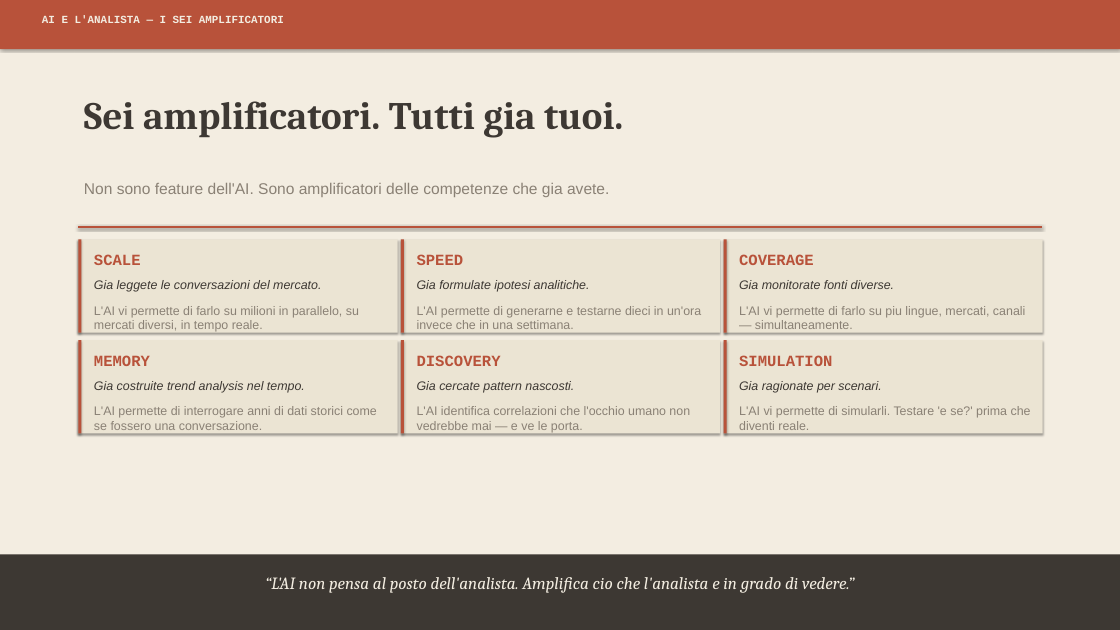
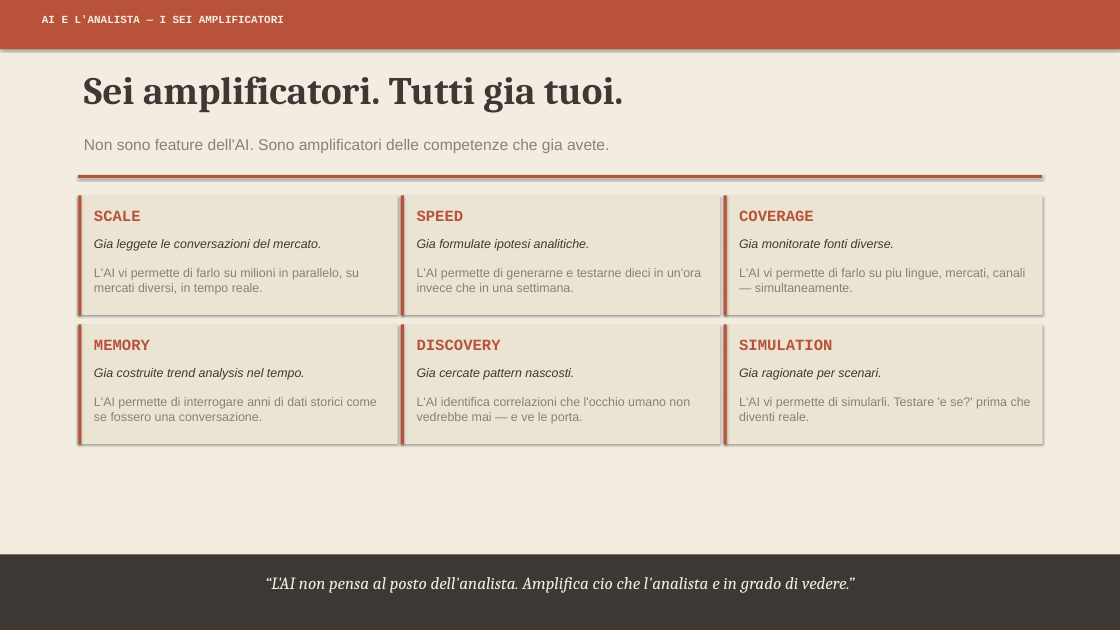
Before and after one commit to vincenzom1986/Test, a slide deck: slide 17 of Social_Listening_Speech_FINAL_v4.pptx. Drawn at 1120x630 pixels with LibreOffice and Linux fonts; fonts in the diff are those of the drawing. Boxes give left, top, right and bottom in pixels: in the first picture for what was removed or moved away, otherwise in the second. Text is boxed around its words. In the diff, an @@ line names an element or a change of style, - is before the commit and + after.

```diff
--- a/Social_Listening_Speech_FINAL_v4.pptx
+++ b/Social_Listening_Speech_FINAL_v4.pptx
@@ text "Sei amplificatori. Tutti gia tuoi." moved from (x1=84, y1=101, x2=623, y2=138) to (x1=84, y1=76, x2=623, y2=113) @@
@@ 4 texts moved together from (x1=84, y1=183, x2=814, y2=265) to (x1=84, y1=139, x2=814, y2=221) @@
@@ line moved from (78, 227) - (1042, 227) to (78, 176) - (1042, 176) @@
@@ rectangle resized from (x1=78, y1=240, x2=398, y2=333) to (x1=78, y1=195, x2=398, y2=315) @@
@@ rectangle resized from (x1=78, y1=240, x2=82, y2=333) to (x1=78, y1=195, x2=82, y2=315) @@
@@ rectangle resized from (x1=401, y1=240, x2=720, y2=333) to (x1=401, y1=195, x2=720, y2=315) @@
@@ rectangle resized from (x1=401, y1=240, x2=404, y2=333) to (x1=401, y1=195, x2=404, y2=315) @@
@@ rectangle resized from (x1=724, y1=240, x2=1043, y2=333) to (x1=724, y1=195, x2=1043, y2=315) @@
@@ rectangle resized from (x1=724, y1=240, x2=727, y2=333) to (x1=724, y1=195, x2=727, y2=315) @@
@@ 3 texts moved together from (x1=94, y1=280, x2=894, y2=292) to (x1=94, y1=239, x2=894, y2=251) @@
@@ text "L'AI vi permette di farlo ..." moved from (x1=94, y1=306, x2=359, y2=331) to (x1=94, y1=268, x2=359, y2=294) @@
@@ text "L'AI permette di generarne e ..." moved from (x1=417, y1=306, x2=701, y2=329) to (x1=417, y1=268, x2=701, y2=292) @@
@@ text "L'AI vi permette di farlo ..." moved from (x1=739, y1=306, x2=1025, y2=329) to (x1=739, y1=268, x2=1025, y2=292) @@
@@ rectangle resized from (x1=78, y1=340, x2=398, y2=434) to (x1=78, y1=324, x2=398, y2=444) @@
@@ rectangle resized from (x1=78, y1=340, x2=82, y2=434) to (x1=78, y1=324, x2=82, y2=444) @@
@@ rectangle resized from (x1=401, y1=340, x2=720, y2=434) to (x1=401, y1=324, x2=720, y2=444) @@
@@ rectangle resized from (x1=401, y1=340, x2=404, y2=434) to (x1=401, y1=324, x2=404, y2=444) @@
@@ rectangle resized from (x1=724, y1=340, x2=1043, y2=434) to (x1=724, y1=324, x2=1043, y2=444) @@
@@ rectangle resized from (x1=724, y1=340, x2=727, y2=434) to (x1=724, y1=324, x2=727, y2=444) @@
@@ 6 texts moved together from (x1=94, y1=355, x2=881, y2=393) to (x1=94, y1=339, x2=881, y2=380) @@
@@ text "L'AI permette di interrogare anni ..." rewrapped from (x1=94, y1=406, x2=377, y2=434) to (x1=94, y1=397, x2=377, y2=421) @@
@@ text "L'AI identifica correlazioni che l'occhio ..." moved from (x1=417, y1=406, x2=690, y2=434) to (x1=417, y1=397, x2=690, y2=423) @@
@@ text "L'AI vi permette di simularli. ..." rewrapped from (x1=739, y1=406, x2=1031, y2=434) to (x1=739, y1=397, x2=1031, y2=421) @@
```
Also in this commit, not shown: 14 other slides changed.
